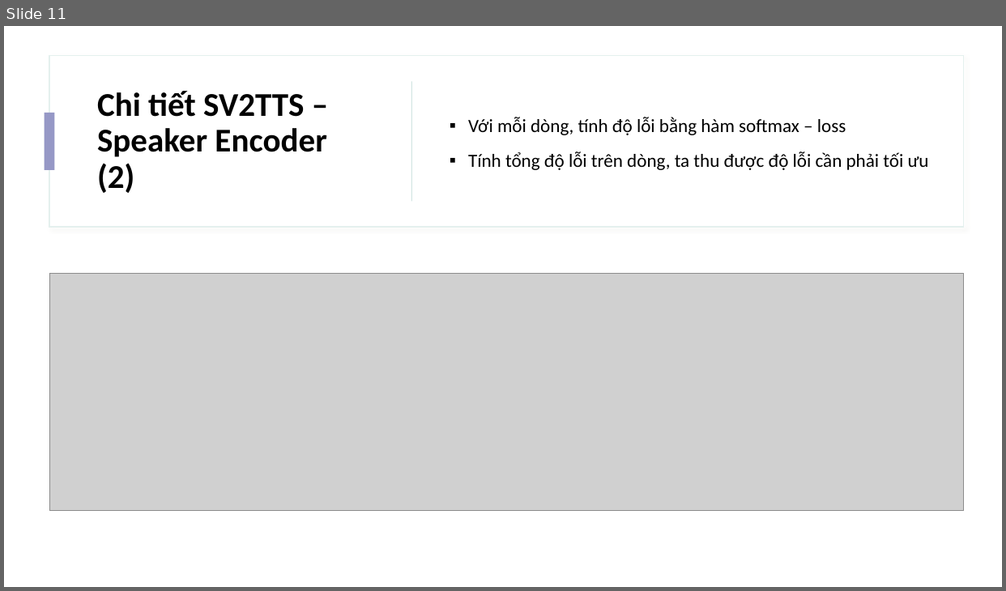
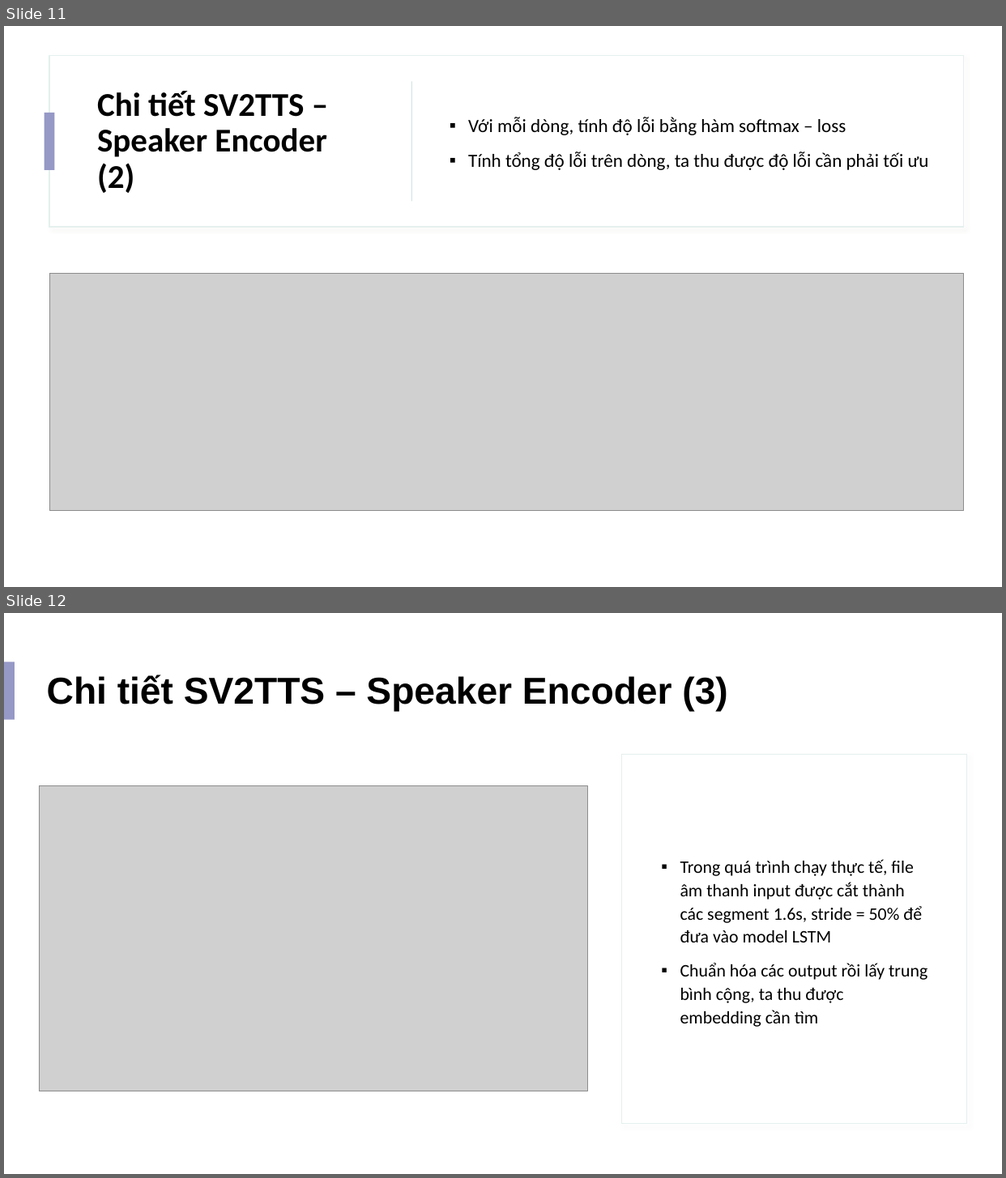
Before and after one commit to IrisStream/Machine-Learning, a slide deck: Voice_Cloning/Slide.pptx. Shown one above the other, each under a label of ours: slide 11 before the commit, slides 11 and 12 after it. The pictures are 1006x591 and 1006x1178 pixels, drawn with LibreOffice and Linux fonts; fonts in the diff are those of the drawing; grey boxes stand for pictures. Boxes give left, top, right and bottom in pixels: in the first picture for what was removed or moved away, otherwise in the second. Text is boxed around its words. In the diff, an @@ line names an element or a change of style, - is before the commit and + after.

```diff
--- a/Voice_Cloning/Slide.pptx
+++ b/Voice_Cloning/Slide.pptx
@@ slide 12 added at [4, 613, 1002, 1174], background #FFFFFF; not listed: 2 template elements that a slide beside it also shows @@
@@ rectangle added at [4, 613, 1002, 1174], fill #FFFFFF @@
@@ rectangle added at [4, 662, 15, 719], fill #9698C6 @@
@@ title added at [47, 675, 727, 712], 36 pt, text #000000, bold @@
+Chi tiết SV2TTS – Speaker Encoder (3)
@@ rectangle added at [621, 754, 967, 1123], fill #FFFFFF, outline #E4F0EE 0.75 pt @@
@@ picture added at [39, 786, 588, 1093] @@
@@ text added at [680, 859, 927, 1027], 17 pt, text #000000 @@
+▪ Trong quá trình chạy thực tế, file âm thanh input được cắt thành các segment 1.6s, stride = 50% để đưa vào model LSTM
+▪ Chuẩn hóa các output rồi lấy trung bình cộng, ta thu được embedding cần tìm
```
